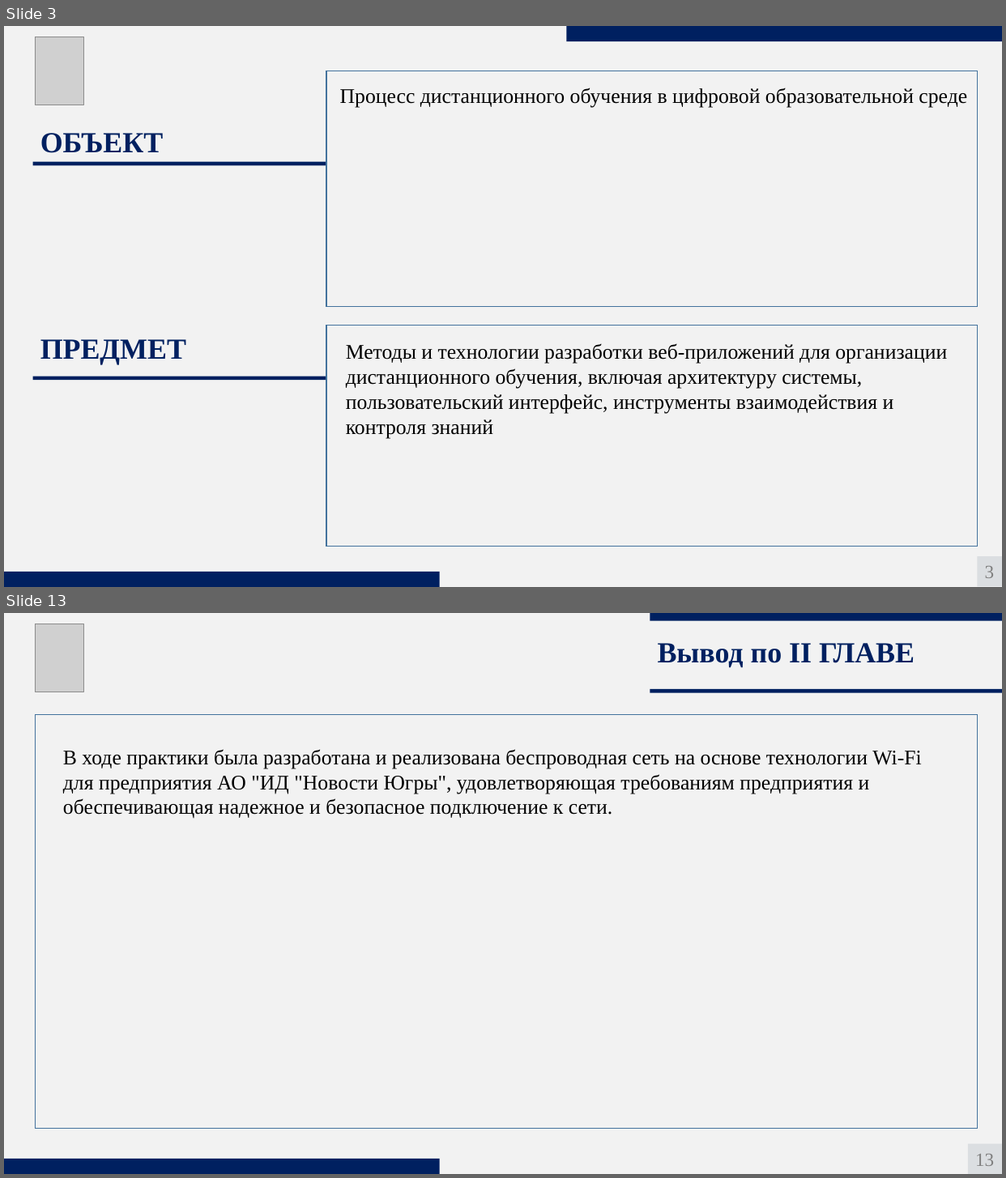
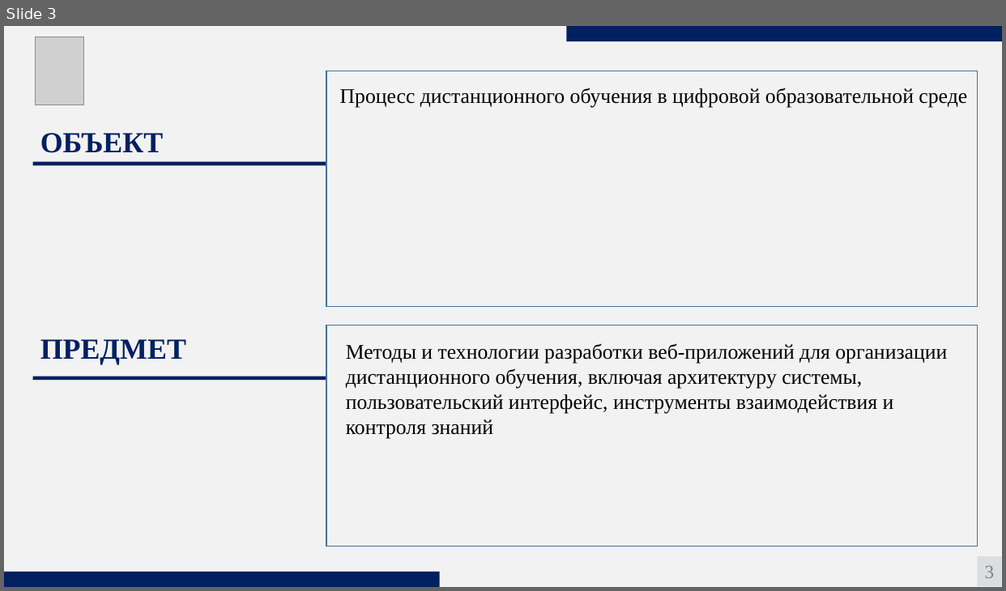
Before and after one commit to aftercraig/Education-Graduate, a slide deck: Дополнительные материалы/Диплом Боритько.pptx. Shown one above the other, each under a label of ours: slides 3 and 13 before the commit, slide 3 after it; the slides between them are not shown. The pictures are 1006x1178 and 1006x591 pixels, drawn with LibreOffice and Linux fonts; fonts in the diff are those of the drawing; grey boxes stand for pictures. Boxes give left, top, right and bottom in pixels: in the first picture for what was removed or moved away, otherwise in the second. Text is boxed around its words. In the diff, an @@ line names an element or a change of style, - is before the commit and + after.

```diff
--- a/Дополнительные материалы/Диплом Боритько.pptx
+++ b/Дополнительные материалы/Диплом Боритько.pptx
@@ slide 13 removed at [4, 613, 1002, 1174], background #F2F2F2 @@
@@ picture removed at [36, 624, 84, 692] @@
@@ rectangle removed at [650, 613, 1002, 620] @@
@@ text removed at [658, 643, 914, 668] @@
-Вывод по II ГЛАВЕ
@@ rectangle removed at [650, 689, 1002, 693] @@
@@ rectangle removed at [36, 715, 978, 1129] @@
@@ text removed at [63, 749, 921, 818] @@
-В ходе практики была разработана и реализована беспроводная сеть на основе технологии Wi-Fi для предприятия АО "ИД "Новости Югры", удовлетворяющая требованиям предприятия и обеспечивающая надежное и безопасное подключение к сети.
@@ rectangle removed at [968, 1144, 1002, 1174] @@
-13
@@ rectangle removed at [4, 1159, 440, 1174] @@
```
Also in this commit, not shown: 3 slides changed, 5 slides added, 7 other slides removed, 2 other files.
